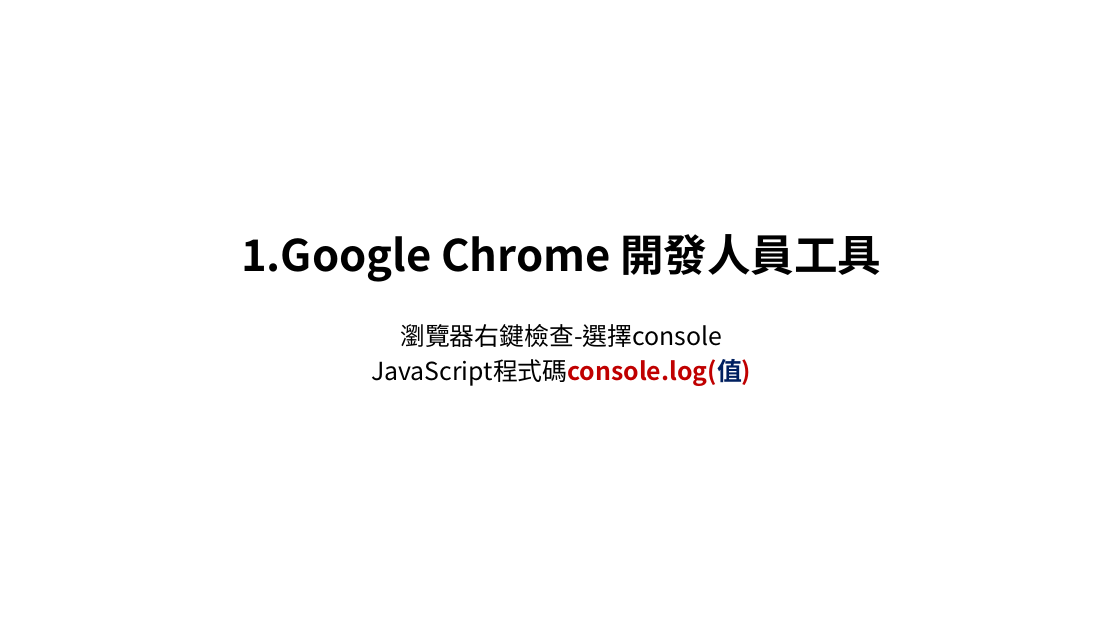
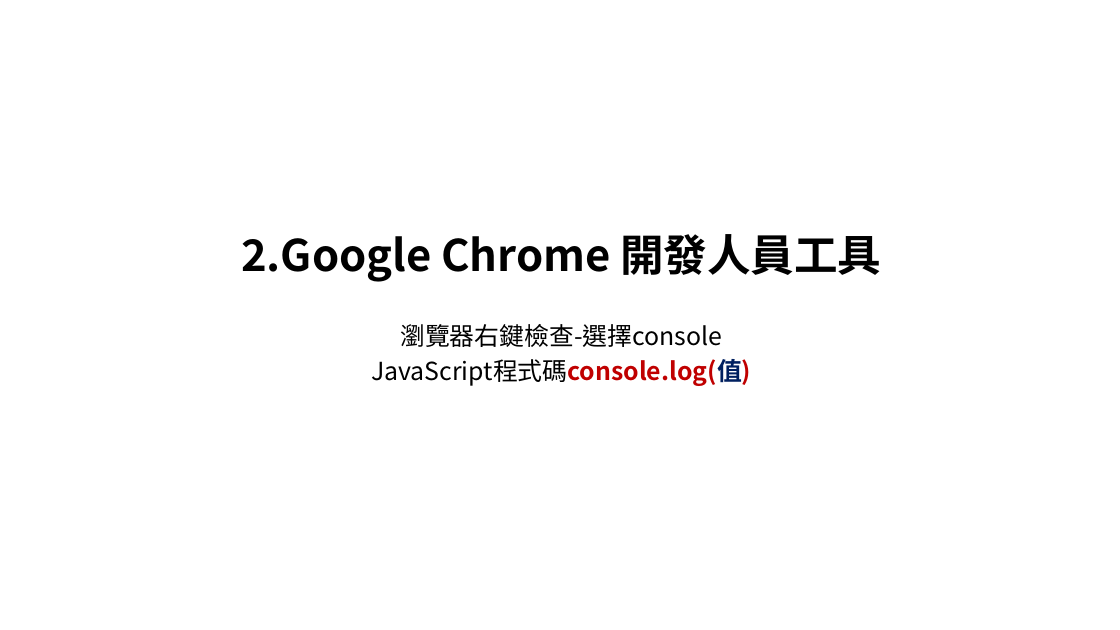
Before and after one commit to allen8101070/JavaScript-PPT, a slide deck: slide 8 of javaScript.pptx (slide 7 before the commit). Drawn at 1120x630 pixels with LibreOffice and Linux fonts; fonts in the diff are those of the drawing; background and template pictures are left out. Boxes give left, top, right and bottom in pixels: in the first picture for what was removed or moved away, otherwise in the second. Text is boxed around its words. In the diff, an @@ line names an element or a change of style, - is before the commit and + after.

```diff
--- a/javaScript.pptx
+++ b/javaScript.pptx
@@ text at (241,234,881,282): text changed @@
-1.Google Chrome 開發人員工具
+2.Google Chrome 開發人員工具
```
Also in this commit, not shown: 12 other slides changed, 12 slides added, 10 slides removed, 1 other file.
